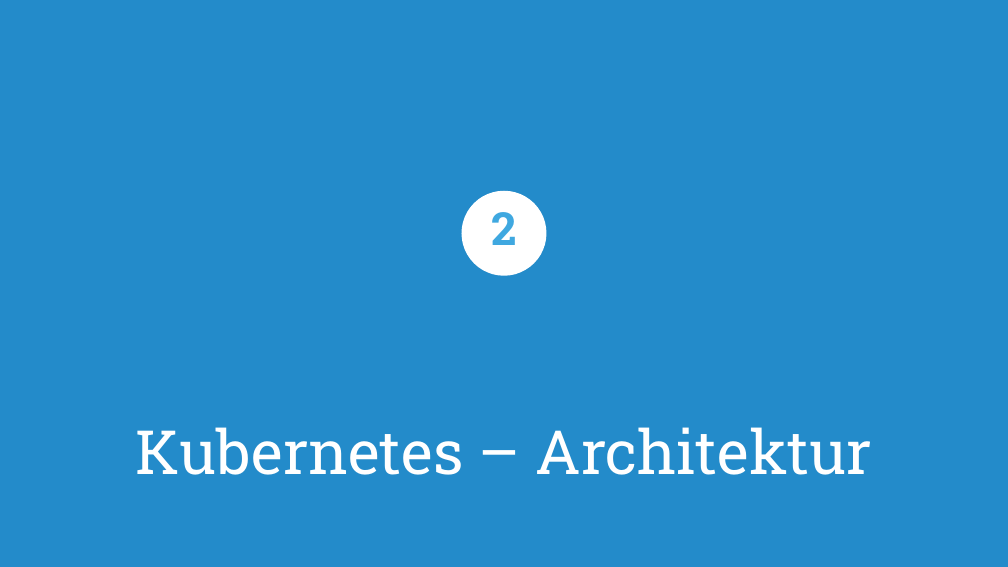
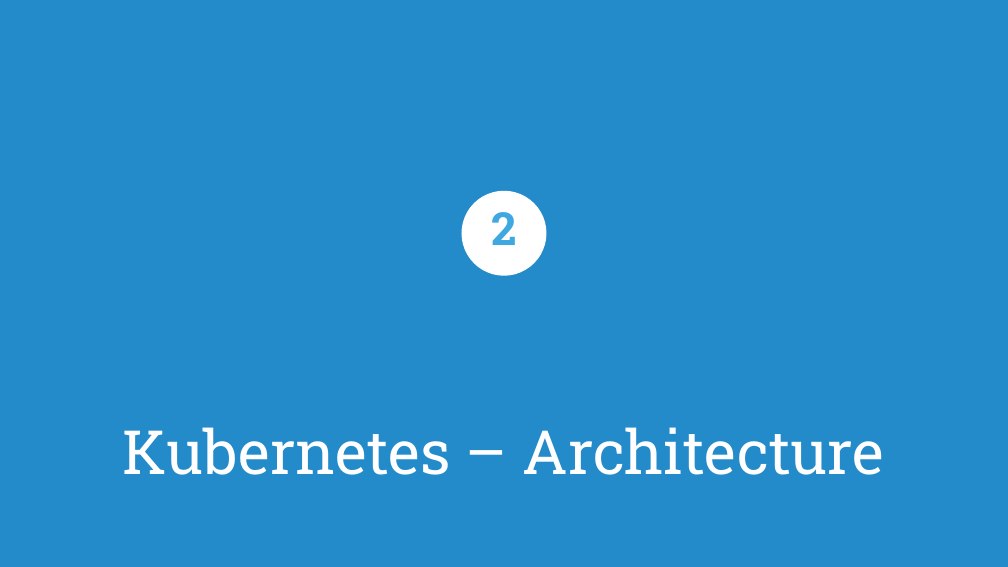
Before and after one commit to puzzle/kubernetes-techlab, a slide deck: slide 9 of presentation/kubernetes-workshop.odp. Drawn at 1008x567 pixels with LibreOffice and Linux fonts; fonts in the diff are those of the drawing; background and template pictures are left out. Boxes give left, top, right and bottom in pixels: in the first picture for what was removed or moved away, otherwise in the second. Text is boxed around its words. In the diff, an @@ line names an element or a change of style, - is before the commit and + after.

```diff
--- a/presentation/kubernetes-workshop.odp
+++ b/presentation/kubernetes-workshop.odp
@@ title at <box>123,427,885,475</box>: text changed @@
-Kubernetes – Architektur
+Kubernetes – Architecture
```
Also in this commit, not shown: 8 other slides changed, 17 slides added, 21 slides removed, 1 other file.
